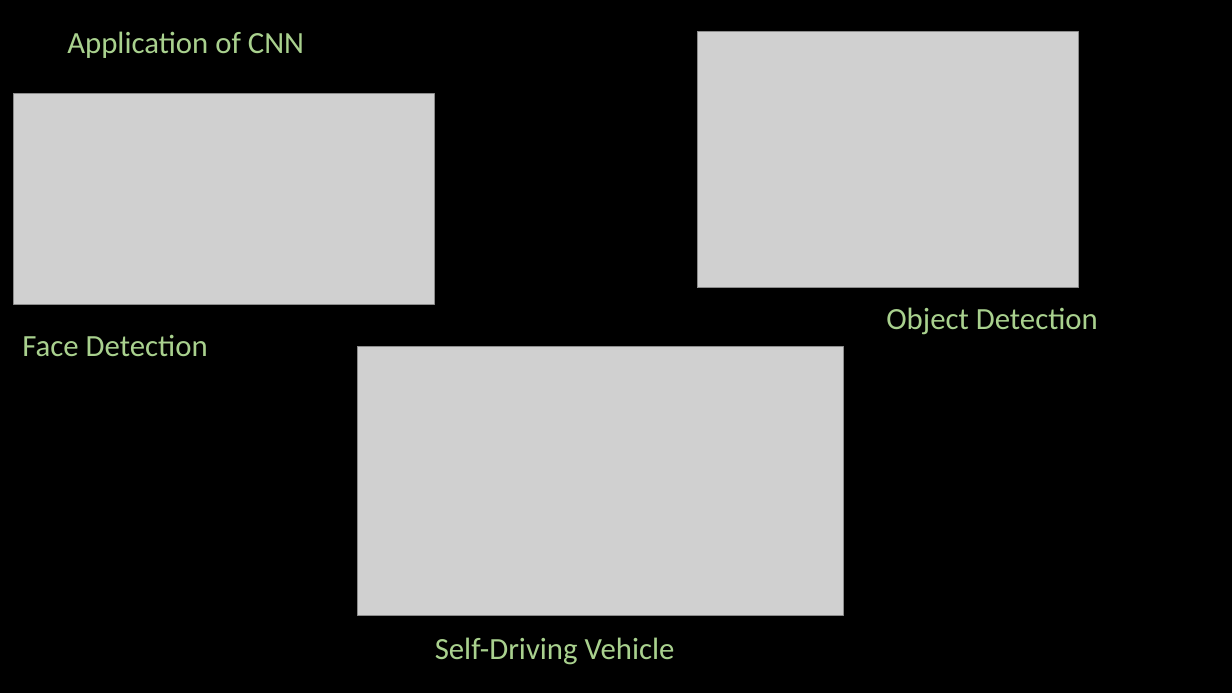
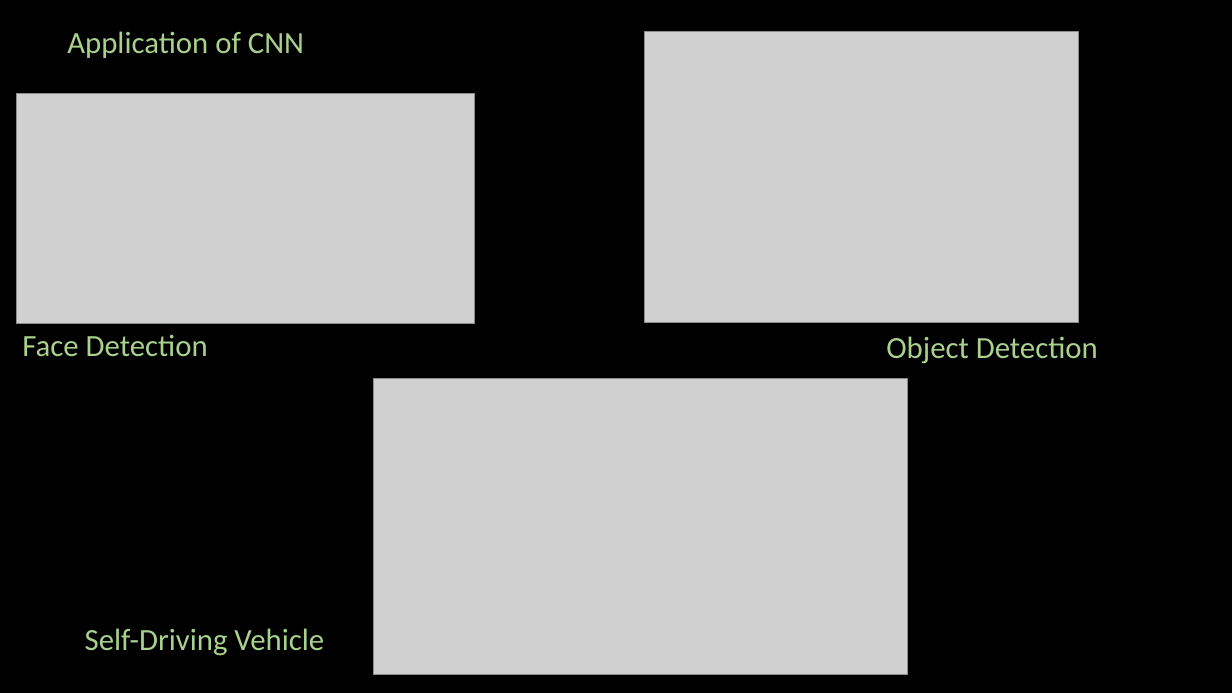
Before and after one commit to ash322ash422/youtube, a slide deck: slide 3 of deep_learning/2_CNN/CNN-1-Basics-of-image.pptx. Drawn at 1232x693 pixels with LibreOffice and Linux fonts; fonts in the diff are those of the drawing; grey boxes stand for pictures; background and template pictures are left out. Boxes give left, top, right and bottom in pixels: in the first picture for what was removed or moved away, otherwise in the second. Text is boxed around its words. In the diff, an @@ line names an element or a change of style, - is before the commit and + after.

```diff
--- a/deep_learning/2_CNN/CNN-1-Basics-of-image.pptx
+++ b/deep_learning/2_CNN/CNN-1-Basics-of-image.pptx
@@ picture: place and size @@
-picture at bbox=[697, 32, 1079, 288]
+picture at bbox=[645, 32, 1079, 323]
@@ picture: place and size @@
-picture at bbox=[14, 94, 434, 305]
+picture at bbox=[17, 94, 475, 323]
@@ text "Object Detection": place and size @@
-text "Object Detection" at bbox=[886, 307, 1098, 335]
+text "Object Detection" at bbox=[886, 336, 1098, 364]
@@ picture: place and size @@
-picture at bbox=[358, 347, 844, 616]
+picture at bbox=[373, 379, 908, 675]
@@ text "Self-Driving Vehicle": place and size @@
-text "Self-Driving Vehicle" at bbox=[435, 637, 675, 665]
+text "Self-Driving Vehicle" at bbox=[85, 628, 324, 656]
```
Also in this commit, not shown: 6 other slides changed, 2 slides added, 1 slide removed, 46 other files.
